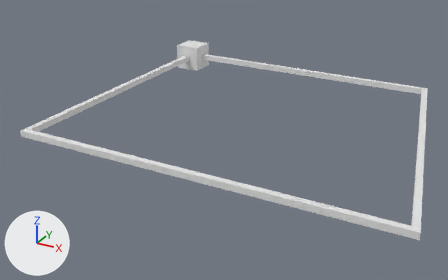
One commit to the glTF model model-app/public/model.glb: the scene before it, then after it.
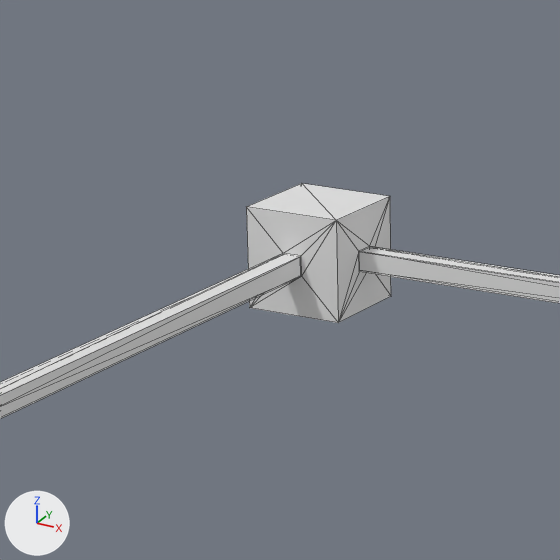
Old and new are each drawn whole from a 50 mm camera at (14.01, -22.64, 7.57) aimed at (4.75, -5.81, -0.84) and again close up on the part from 27% to 55% of the width and 0% to 44% of the height. The axes (+X, +Y, +Z) are drawn at lower left. The lights are the same throughout. The close-ups show mesh edges as thin lines. Where no turn or scale is listed for an object, it has been applied to the vertices.

In view in the first close-up: 'model.stl'.
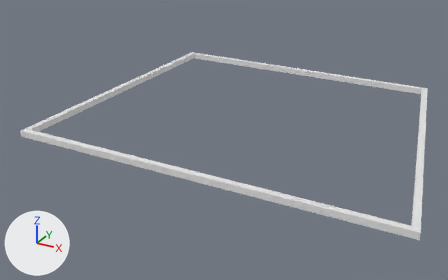
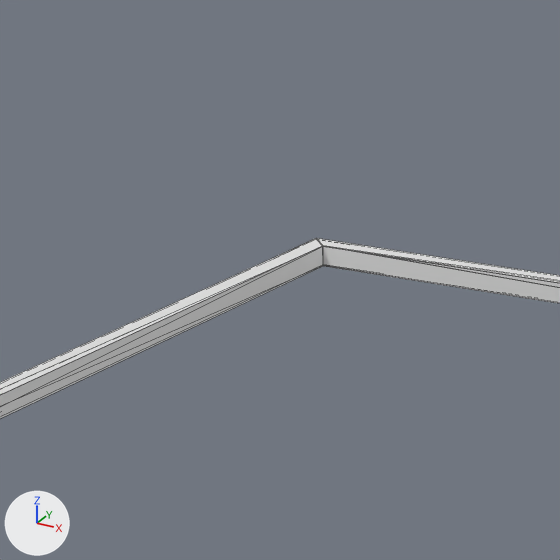
Boxes [x1, y1, x2, y2] around the edits, measured in the close-ups (560 x 560 px):
'model.stl', reshaped: before [0, 183, 560, 419]; after [0, 238, 560, 419]

The change in detail:
me_model_stl is used by ob_model_stl.
me_model_stl had 48 vertices, 92 faces and spanned x -0.5..12.12, y -10.1..0.5, z -0.5..0.5.
me_model_stl now has 32 vertices, 64 faces and spans x -0.1..12.12, y -10.1..0.1, z -0.1..0.1.
Part 1, on me_model_stl:
24 vertices are removed from x -0.5..0.5, y -0.5..0.5, z -0.5..0.5.
60 faces are deleted.
8 vertices are added at x -0.1..0.1, y -0.1..0.1, z -0.1..0.1.
32 new faces join them.
